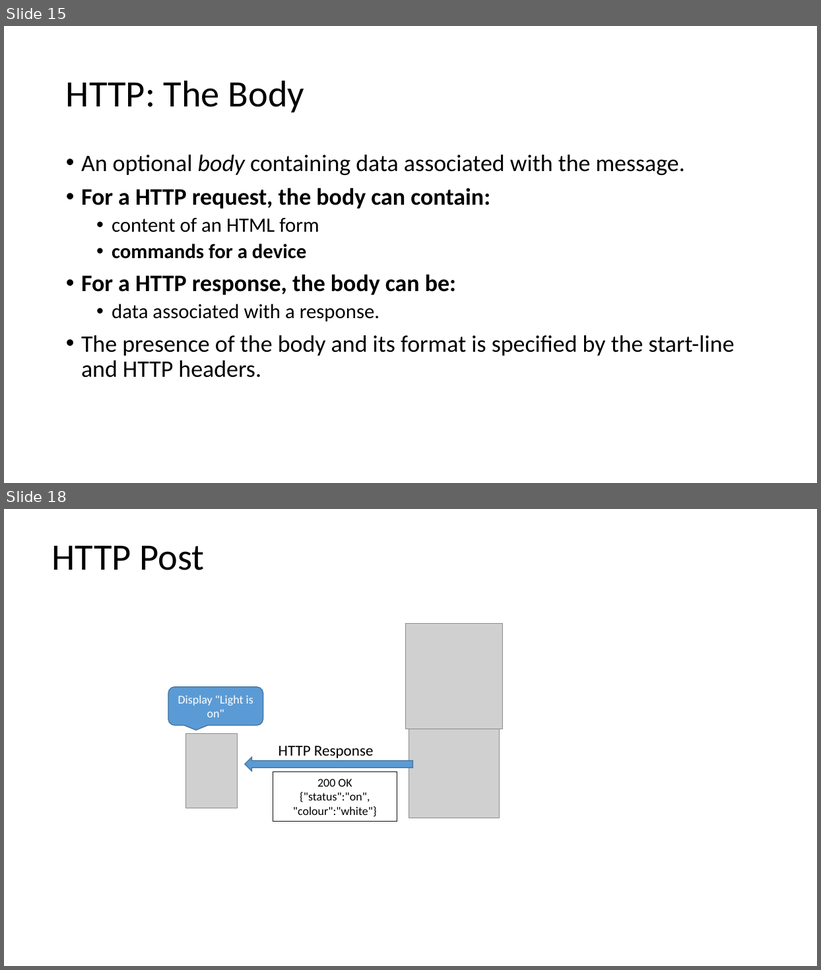
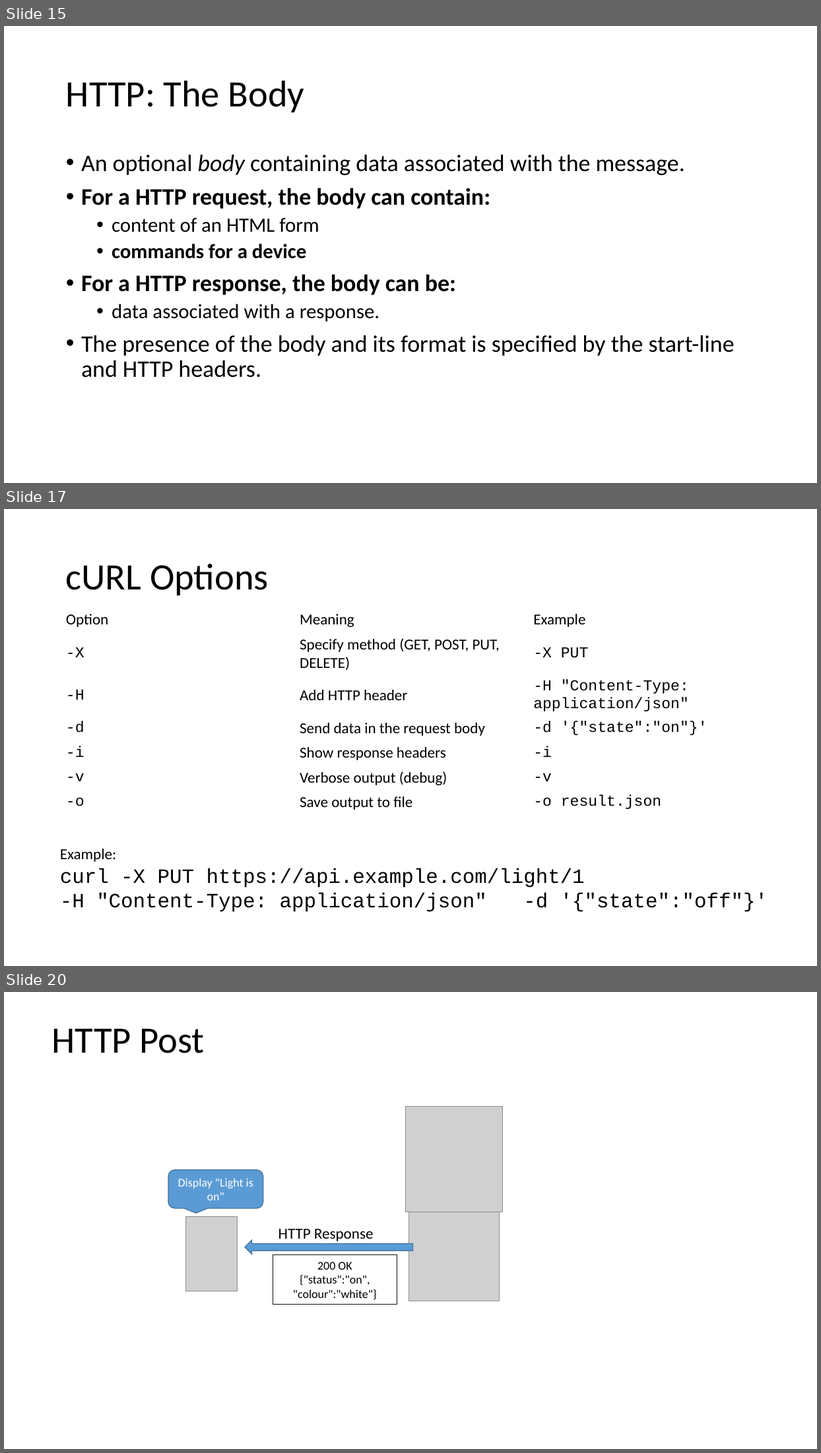
Before and after one commit to setu-comp-sci-2025/computer-systems-networks, a slide deck: topic-09-week9/unit-1/talk-01/HTTP.pptx. Shown one above the other, each under a label of ours: slides 15 and 18 before the commit, slides 15, 17 and 20 after it; the slides between them are not shown. The pictures are 821x970 and 821x1453 pixels, drawn with LibreOffice and Linux fonts; fonts in the diff are those of the drawing; grey boxes stand for pictures. Boxes give left, top, right and bottom in pixels: in the first picture for what was removed or moved away, otherwise in the second. Text is boxed around its words. In the diff, an @@ line names an element or a change of style, - is before the commit and + after.

```diff
--- a/topic-09-week9/unit-1/talk-01/HTTP.pptx
+++ b/topic-09-week9/unit-1/talk-01/HTTP.pptx
@@ slide 17 added at bbox=[4, 509, 817, 966], background #FFFFFF @@
@@ title added at bbox=[66, 564, 269, 595], 44 pt, text #000000 @@
+cURL Options
@@ table added at bbox=[60, 607, 761, 815], 7 rows, 3 columns @@
+Option | Meaning | Example
+-X | Specify method (GET, POST, PUT, DELETE) | -X PUT
+-H | Add HTTP header | -H "Content-Type: application/json"
+-d | Send data in the request body | -d '{"state":"on"}'
+-i | Show response headers | -i
+-v | Verbose output (debug) | -v
+-o | Save output to file | -o result.json
@@ text added at bbox=[60, 849, 768, 912], 24 pt, text #000000 @@
+Example:
+curl -X PUT https://api.example.com/light/1
+-H "Content-Type: application/json" -d '{"state":"off"}'
@@ what was slide 18 is now slide 20 @@
```
Also in this commit, not shown: 3 slides changed, 1 other slide added, 1 slide removed, 20 other files.
